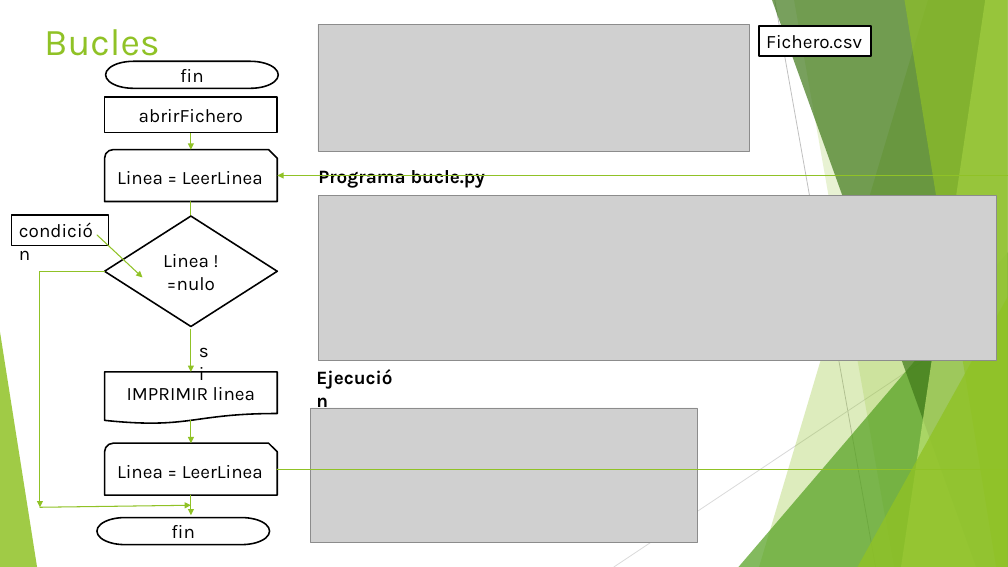
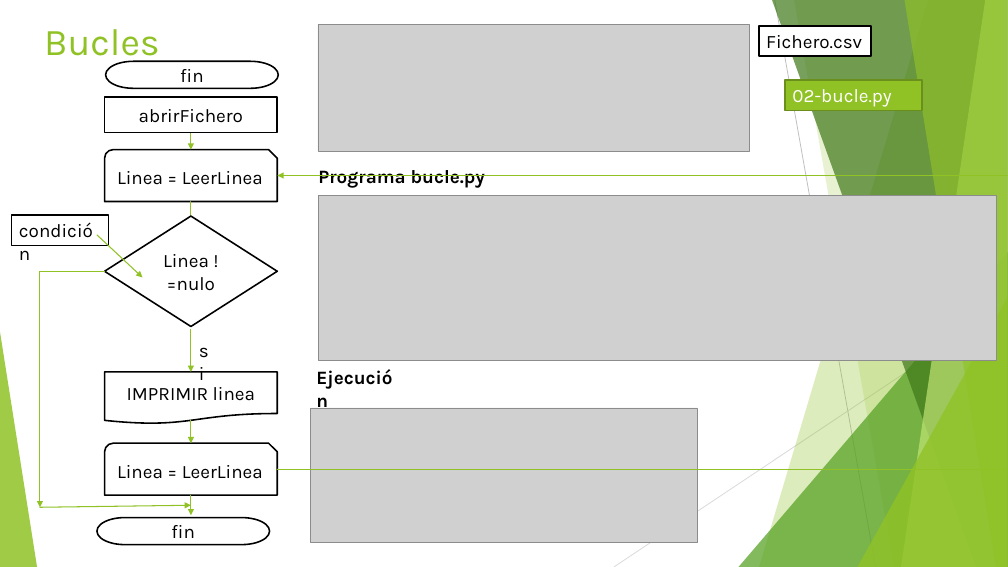
Before and after one commit to Jviejo/womentech, a slide deck: slide 4 of ppt/04 Cómo son los programas.pptx (slide 3 before the commit). Drawn at 1008x567 pixels with LibreOffice and Linux fonts; fonts in the diff are those of the drawing; grey boxes stand for pictures. Boxes give left, top, right and bottom in pixels: in the first picture for what was removed or moved away, otherwise in the second. Text is boxed around its words. In the diff, an @@ line names an element or a change of style, - is before the commit and + after.

```diff
--- a/ppt/04 Cómo son los programas.pptx
+++ b/ppt/04 Cómo son los programas.pptx
@@ rectangle added at box(785, 80, 922, 110), fill #90C226, outline #6B901C 1.5 pt, 18 pt, text #FFFFFF @@
+02-bucle.py
```
Also in this commit, not shown: 5 other slides changed, 1 slide added, 6 other files.
